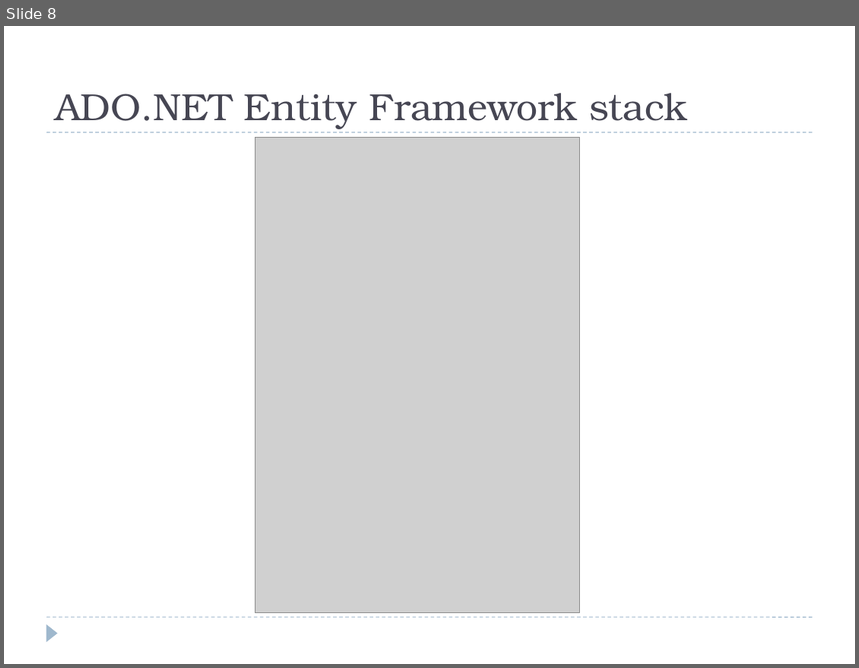
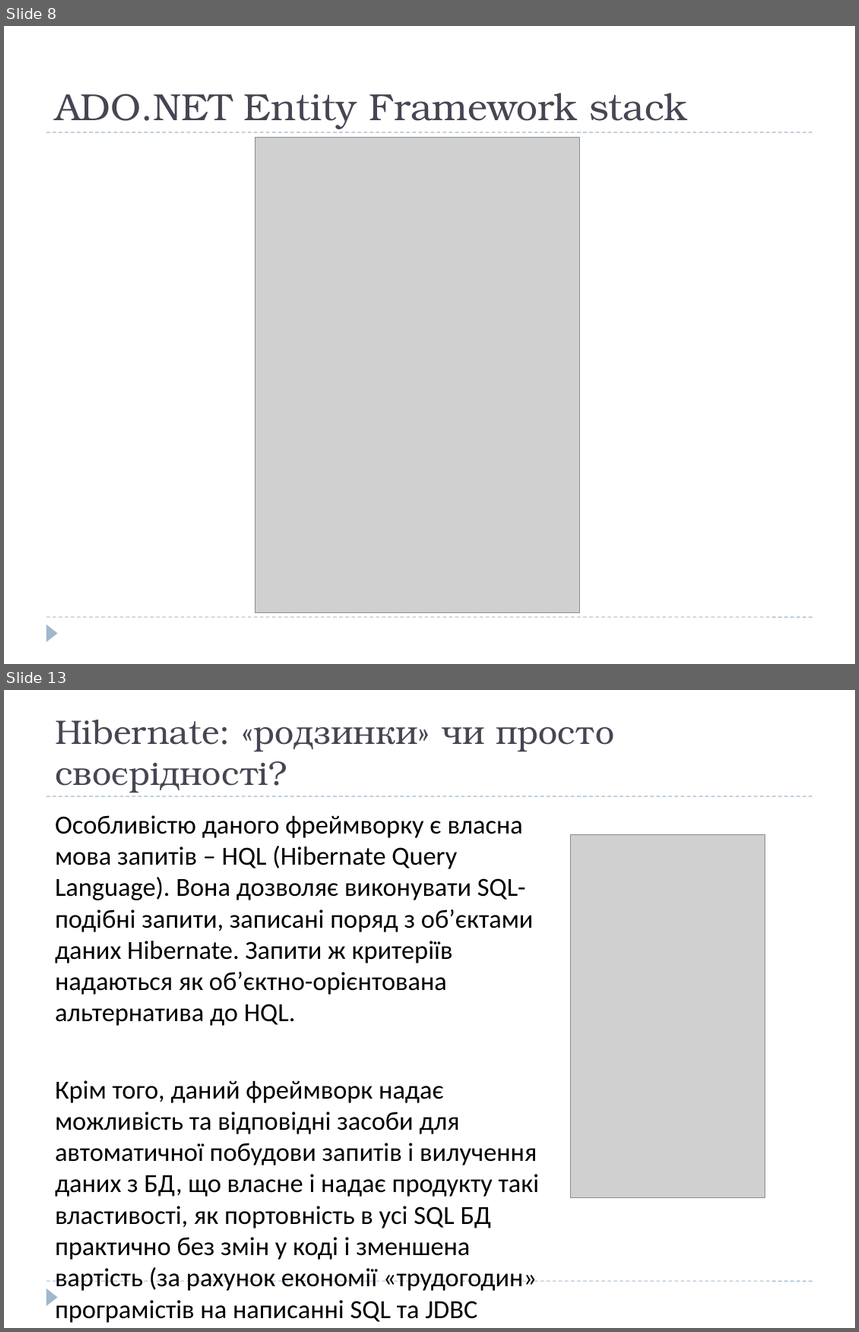
Before and after one commit to vovanovak/ExpSys, a slide deck: Documents/DB.pptx. Shown one above the other, each under a label of ours: slide 8 before the commit, slides 8 and 13 after it; the slides between them are not shown. The pictures are 859x668 and 859x1332 pixels, drawn with LibreOffice and Linux fonts; fonts in the diff are those of the drawing; grey boxes stand for pictures. Boxes give left, top, right and bottom in pixels: in the first picture for what was removed or moved away, otherwise in the second. Text is boxed around its words. In the diff, an @@ line names an element or a change of style, - is before the commit and + after.

Commit message:
Presentation update
AT LAST I've updated presentation with part about Hibernate.

```diff
--- a/Documents/DB.pptx
+++ b/Documents/DB.pptx
@@ slide 13 added at (4,690,855,1328), background #FFFFFF; not listed: 3 template elements that a slide beside it also shows @@
@@ title added at (55,720,614,793), 28.8 pt, text #464653 @@
+Hibernate: «родзинки» чи просто своєрідності?
@@ text added at (55,815,540,1323), 22.1 pt, text #000000 @@
+Особливістю даного фреймворку є власна мова запитів – HQL (Hibernate Query Language). Вона дозволяє виконувати SQL-подібні запити, записані поряд з об’єктами даних Hibernate. Запити ж критеріїв надаються як об’єктно-орієнтована альтернатива до HQL.
+Крім того, даний фреймворк надає можливість та відповідні засоби для автоматичної побудови запитів і вилучення даних з БД, що власне і надає продукту такі властивості, як портовність в усі SQL БД практично без змін у коді і зменшена вартість (за рахунок економії «трудогодин» програмістів на написанні SQL та JDBC коду)!
@@ picture added at (570,834,765,1198) @@
```
Also in this commit, not shown: 1 slide changed, 5 other slides added, 1 slide removed.
